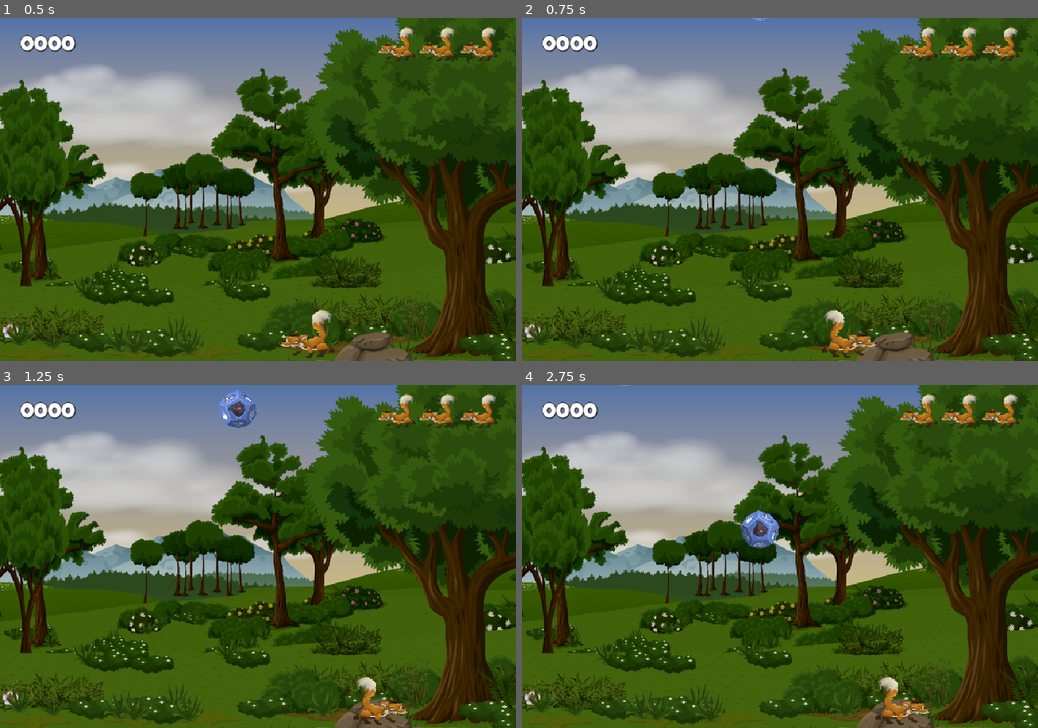
Above: before the commit, frames 1-4 (two rows, left to right).
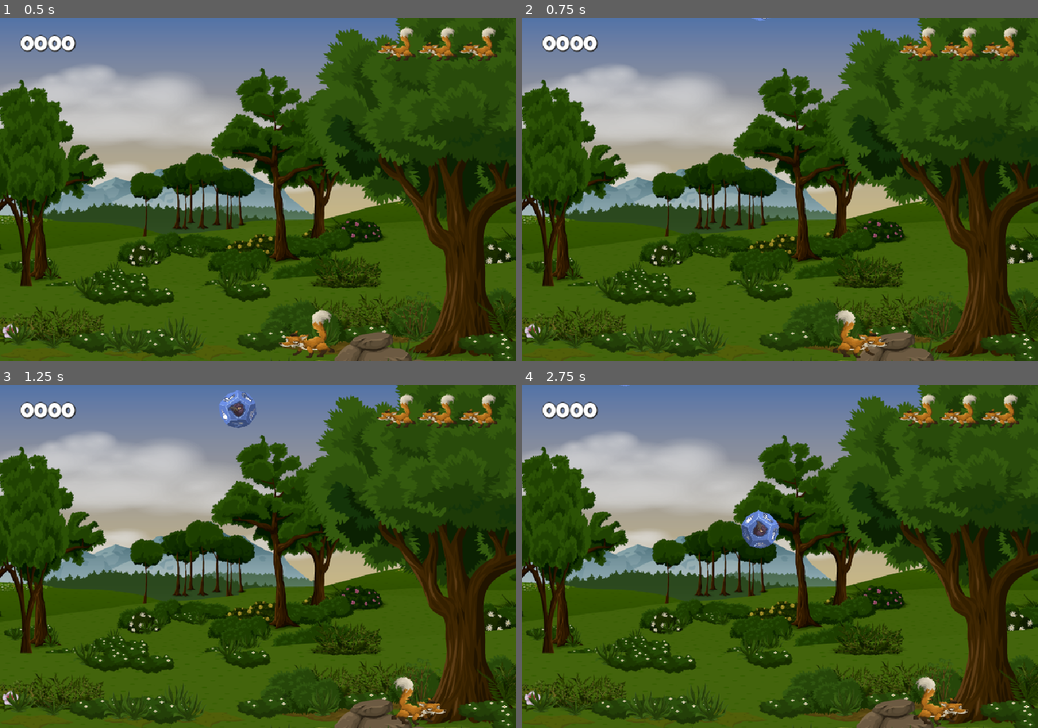
Above: after the commit, the same moments.

Repository: Newton-Duarte/godot-dice-catcher
Game: Godot game, scene res://scenes/game.tscn
Same seed, same stepped clock (60 frames per second), same inputs: the game is played once before the commit and once after it.
Inputs:
- Up to frame 1 (0.5 s): no input
- Up to frame 2 (0.75 s): tap Enter at 0.5 s; hold Right (ui_right) from 0.53 s (still down)
- Up to frame 3 (1.25 s): keep holding Right (ui_right)
- Up to frame 4 (2.75 s): release Right (ui_right) at 1.28 s; hold Left (ui_left) 1.28-2.03 s; hold Right (ui_right) from 2.03 s (still down)

Frame 1 is identical in both runs. In frame 2, 0.8% of the frame differs, in the area x 58-71%, y 84-100%; in frame 3, 1.1%, in the area x 68-87%, y 84-100%; in frame 4, 1.1%.

Commit message:
feat: add difficulty progression every 15s with dice speed multiplier and reduced spawn timer

Diff:
--- a/scenes/game.tscn
+++ b/scenes/game.tscn
@@ -90,6 +90,11 @@
 wait_time = 1.5
 one_shot = true
 
+[node name="DifficultyTimer" type="Timer" parent="." unique_id=264924506]
+wait_time = 15.0
+autostart = true
+
 [connection signal="timeout" from="SpawnTimer" to="." method="spawn_dice"]
 [connection signal="point_scored" from="Fox" to="." method="_on_fox_point_scored"]
 [connection signal="timeout" from="FeedbackLabelTimer" to="." method="_on_feedback_label_timer_timeout"]
+[connection signal="timeout" from="DifficultyTimer" to="." method="_on_difficulty_timer_timeout"]
--- a/scripts/dice.gd
+++ b/scripts/dice.gd
@@ -11,13 +11,14 @@
 
 var rotate_directions: Array[float] = [-1.0, 1.0]
 var rotate_direction: float = 1.0
+var speed_multiplier: float = 1.0
 
 func _ready() -> void:
 	rotate_direction = rotate_directions.pick_random()
 
 func _physics_process(delta: float) -> void:
 	sprite_2d.rotate((ROTATION_SPEED * rotate_direction) * delta)
-	position.y += SPEED * delta
+	position.y += (SPEED * speed_multiplier) * delta
 	check_off_screen()
 
 func check_off_screen() -> void:
--- a/scripts/fox.gd
+++ b/scripts/fox.gd
@@ -9,7 +9,7 @@
 @onready var sprite_2d: Sprite2D = $Sprite2D
 @onready var sounds: AudioStreamPlayer2D = $Sounds
 
-@export var speed: float = 200.0
+@export var speed: float = 300.0
 
 var viewport_rect: Rect2
 
--- a/scripts/game.gd
+++ b/scripts/game.gd
@@ -16,10 +16,17 @@
 const MARGIN: float = 180.0
 const MAX_LIVES: int = 3
 const BONUS_LIVE_POINTS_NEEDED: int = 10
+const MAX_DICE_SPEED_MULTIPLIER: float = 2.0
+const MIN_SPAWN_TIMER: float = 1.0
 
 var _points: int = 0
 var _lives: int = 3
 var _next_live_bonus_points: int = 0
+
+var _dice_speed_multiplier = 1.0
+var _dice_speed_multiplier_tick = 0.25
+
+var _difficulty_multiplier_tick = 0.25
 
 func _unhandled_input(event: InputEvent) -> void:
 	if event.is_action_pressed("restart"):
@@ -39,6 +46,7 @@
 	)
 	new_dice.position = Vector2(new_position_x, -MARGIN)
 	new_dice.off_screen.connect(_on_dice_off_screen)
+	new_dice.speed_multiplier = min(_dice_speed_multiplier, MAX_DICE_SPEED_MULTIPLIER)
 	add_child(new_dice)
 
 func pause_all() -> void:
@@ -92,3 +100,7 @@
 
 func _on_feedback_label_timer_timeout() -> void:
 	feedback_label.hide()
+
+func _on_difficulty_timer_timeout() -> void:
+	_dice_speed_multiplier += _dice_speed_multiplier_tick
+	spawn_timer.wait_time = max(spawn_timer.wait_time - _difficulty_multiplier_tick, MIN_SPAWN_TIMER)
